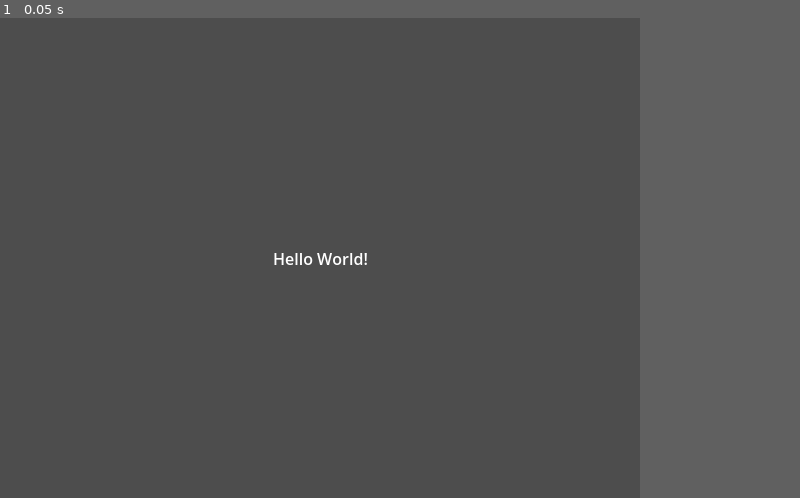
Above: before the commit, frame 1.
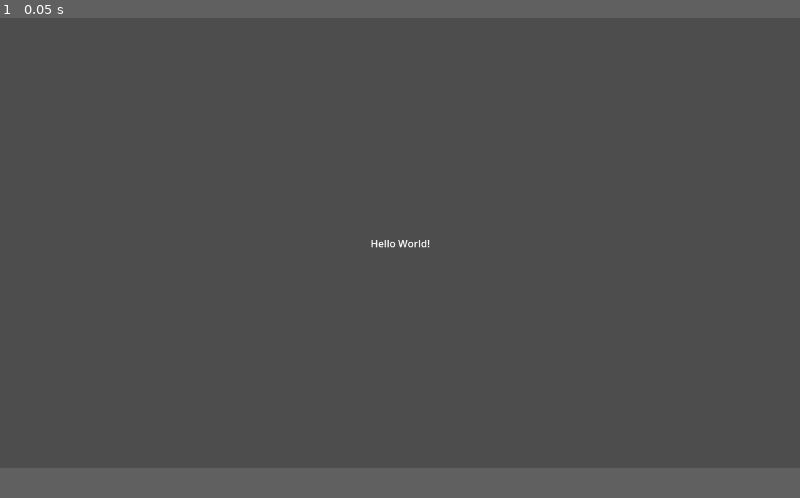
Above: after the commit, the same moment.

Repository: SamBumgardner/ld-58-game
Game: Godot game, scene res://main.tscn
Two runs of this game, one before a commit and one after it. Both use one fixed random seed, a clock stepped at 60 frames per second and the inputs below.
Inputs:
- Up to frame 1 (0.05 s): no input
In our replay, the window is 640x480 before the commit and 800x450 after it. These sizes can differ from the game's own. Grey fills any space a smaller window leaves; there, only what the larger window draws over its background counts as a difference.

The runs differ from the first frame. In frame 1, 0.2% of the frame differs, in the area x 34-54%, y 46-52%.

Commit message:
Add: create placeholder HUD

Diff:
--- a/game/days/day_manager.gd
+++ b/game/days/day_manager.gd
@@ -15,7 +15,7 @@
         if weatherOverride != null:
             newValue = weatherOverride.overrideValue as Weather.Types;
         weather = newValue;
-        if initialized && oldValue != weather:
+        if not initialized or oldValue != weather:
             weatherChanged.emit(newValue);
 
 var forecast: Weather.Types:
@@ -25,7 +25,7 @@
         if weatherOverride != null and weatherOverride.remainingDays >= 1:
             newValue = weatherOverride.overrideValue as Weather.Types;
         forecast = newValue;
-        if initialized && oldValue != weather:
+        if not initialized or oldValue != weather:
             forecastChanged.emit(newValue);
 
 var mood: Mood.Types:
@@ -35,7 +35,7 @@
         if moodOverride != null:
             newValue = moodOverride.overrideValue as Mood.Types;
         mood = newValue;
-        if initialized && oldValue != mood:
+        if not initialized or oldValue != mood:
             moodChanged.emit(newValue);
 
 var craftingCooldown: int;
--- a/game/enum/gameplay_consts.gd
+++ b/game/enum/gameplay_consts.gd
@@ -34,10 +34,13 @@
     const STANDARD_PENALTY = -1;
 
     var result = {};
-    for weatherType: Weather.Types in [Weather.Types.HOT, Weather.Types.CLOUDY, Weather.Types.RAINY, Weather.Types.MISTY]:
+    for weatherType: Weather.Types in Weather.Types.values():
         var enhancedStatTypes: Array[Stats.Types];
         var reducedStatTypes: Array[Stats.Types];
         match weatherType:
+            Weather.Types.FAIR:
+                enhancedStatTypes = []
+                reducedStatTypes = []
             Weather.Types.HOT:
                 enhancedStatTypes = [Stats.Types.PHYSICAL]
                 reducedStatTypes = [Stats.Types.STUDY]
@@ -77,10 +80,13 @@
     const STANDARD_PENALTY = -1;
 
     var result = {};
-    for moodType: Mood.Types in [Mood.Types.HAPPY, Mood.Types.SAD, Mood.Types.GRUMPY, Mood.Types.MOTIVATED]:
+    for moodType: Mood.Types in Mood.Types.values():
         var enhancedStatTypes: Array[Stats.Types];
         var reducedStatTypes: Array[Stats.Types];
         match moodType:
+            Mood.Types.RELAXED:
+                enhancedStatTypes = []
+                reducedStatTypes = []
             Mood.Types.HAPPY:
                 enhancedStatTypes = [Stats.Types.PHYSICAL]
                 reducedStatTypes = [Stats.Types.STUDY]
--- a/game/gameplay/gameplay.gd
+++ b/game/gameplay/gameplay.gd
@@ -1,14 +1,37 @@
 class_name Gameplay extends Node
 
+signal dayCountChanged(newDayCount: int);
+signal daysRemainingChanged(daysRemainingCount: int);
+signal nextMajorEventChanged(newNextMajorEvent: MajorEvent);
+
+#region node init
 @onready
 var dayManager: DayManager = $DayManager;
+@onready
+var moodTracker: Node = $MoodTracker
+@onready
+var dayCountTracker: Node = $DayCountTracker
+@onready
+var weatherDisplay: Node = $WeatherDisplay
+@onready
+var majorObjectiveBanner: Node = $MajorObjectiveBanner
+#endregion
 
 var player: Player;
 var nextDayGenerator: NextDayGenerator;
 
-var nextMajorEvent: MajorEvent;
-var daysTillMajorEvent: int;
-var dayCount: int;
+var nextMajorEvent: MajorEvent:
+    set(newValue):
+        nextMajorEvent = newValue
+        nextMajorEventChanged.emit(nextMajorEvent);
+var daysTillMajorEvent: int:
+    set(newValue):
+        daysTillMajorEvent = newValue
+        daysRemainingChanged.emit(daysTillMajorEvent);
+var dayCount: int:
+    set(newValue):
+        dayCount = newValue
+        dayCountChanged.emit(dayCount);
 #var inventory: Inventory;
 
 var activityOptions: Array[Activity] = [];
@@ -26,6 +49,14 @@
 
     dayManager.weatherChanged.connect(_onWeatherChanged);
     dayManager.moodChanged.connect(_onMoodChanged);
+
+    # TODO: REMOVE LATER, TEMP SETUP
+    dayManager.weatherChanged.connect(weatherDisplay._onWeatherChange);
+    dayManager.forecastChanged.connect(weatherDisplay._onForecastChange);
+    dayManager.moodChanged.connect(moodTracker._onMoodChange);
+    dayCountChanged.connect(dayCountTracker._onDayCountChange);
+    daysRemainingChanged.connect(majorObjectiveBanner._onDaysRemainingChange);
+    nextMajorEventChanged.connect(majorObjectiveBanner._onMajorObjectiveChange);
 
     if self == get_tree().current_scene || isStartingScene:
         rootSceneActions();
--- a/game/gameplay/gameplay.tscn
+++ b/game/gameplay/gameplay.tscn
@@ -1,7 +1,11 @@
-[gd_scene load_steps=3 format=3 uid="uid://dpxe6jiswo1v2"]
+[gd_scene load_steps=7 format=3 uid="uid://dpxe6jiswo1v2"]
 
 [ext_resource type="Script" uid="uid://dyy6ws8a2onar" path="res://gameplay/gameplay.gd" id="1_41n4r"]
 [ext_resource type="Script" uid="uid://6ugnkjruhtf5" path="res://days/day_manager.gd" id="2_ueusv"]
+[ext_resource type="Script" uid="uid://b7pjdgjub5h4f" path="res://gameplay/hud/mood_tracker.gd" id="3_ueusv"]
+[ext_resource type="Script" uid="uid://sjthgtynkfv6" path="res://gameplay/hud/day_count_tracker.gd" id="4_7pdct"]
+[ext_resource type="Script" uid="uid://cg87aybsxabex" path="res://gameplay/hud/weather_display.gd" id="5_uk44f"]
+[ext_resource type="Script" uid="uid://cqei7411b6o8u" path="res://gameplay/hud/major_objective_banner.gd" id="6_yvprt"]
 
 [node name="Gameplay" type="Control"]
 layout_mode = 3
@@ -15,3 +19,44 @@
 [node name="DayManager" type="Node" parent="."]
 script = ExtResource("2_ueusv")
 metadata/_custom_type_script = "uid://6ugnkjruhtf5"
+
+[node name="MoodTracker" type="Label" parent="."]
+layout_mode = 0
+offset_right = 40.0
+offset_bottom = 23.0
+text = "Mood"
+script = ExtResource("3_ueusv")
+
+[node name="DayCountTracker" type="Label" parent="."]
+layout_mode = 0
+offset_left = 62.0
+offset_top = 80.0
+offset_right = 102.0
+offset_bottom = 103.0
+text = "Day Count"
+script = ExtResource("4_7pdct")
+
+[node name="WeatherDisplay" type="VBoxContainer" parent="."]
+layout_mode = 0
+offset_left = 92.0
+offset_top = 149.0
+offset_right = 132.0
+offset_bottom = 199.0
+script = ExtResource("5_uk44f")
+
+[node name="CurrentWeather" type="Label" parent="WeatherDisplay"]
+layout_mode = 2
+text = "Current Weather"
+
+[node name="ForecastWeather" type="Label" parent="WeatherDisplay"]
+layout_mode = 2
+text = "Forecast Weather"
+
+[node name="MajorObjectiveBanner" type="Label" parent="."]
+layout_mode = 0
+offset_left = 604.0
+offset_top = 43.0
+offset_right = 644.0
+offset_bottom = 66.0
+text = "Major Objective Banner"
+script = ExtResource("6_yvprt")
--- /dev/null
+++ b/game/gameplay/hud/day_count_tracker.gd
@@ -0,0 +1,4 @@
+extends Label
+
+func _onDayCountChange(newDayCount: int) -> void:
+    text = "Day %s" % newDayCount;
--- /dev/null
+++ b/game/gameplay/hud/major_objective_banner.gd
@@ -0,0 +1,13 @@
+extends Label
+
+const standardDisplayString = "Next Objective: %s\nin %d days";
+var displayObjectiveName: String = "";
+var displayDaysRemaining: int = 0;
+
+func _onMajorObjectiveChange(newObjective: MajorEvent) -> void:
+    displayObjectiveName = newObjective.title;
+    text = standardDisplayString % [displayObjectiveName, displayDaysRemaining]
+
+func _onDaysRemainingChange(daysRemaining: int) -> void:
+    displayDaysRemaining = daysRemaining;
+    text = standardDisplayString % [displayObjectiveName, displayDaysRemaining]
--- /dev/null
+++ b/game/gameplay/hud/mood_tracker.gd
@@ -0,0 +1,4 @@
+extends Label
+
+func _onMoodChange(newMood: Mood.Types) -> void:
+    text = "Mood: %s" % Mood.Types.find_key(newMood);
--- /dev/null
+++ b/game/gameplay/hud/weather_display.gd
@@ -0,0 +1,12 @@
+extends Control
+
+@onready
+var weatherDisplayLabel: Label = $CurrentWeather;
+@onready
+var forecastDisplayLabel: Label = $ForecastWeather;
+
+func _onWeatherChange(newWeather: Weather.Types) -> void:
+    weatherDisplayLabel.text = "Current Weather: %s" % Weather.Types.find_key(newWeather);
+
+func _onForecastChange(newForecast: Weather.Types) -> void:
+    forecastDisplayLabel.text = "Tomorrow's Weather: %s" % Weather.Types.find_key(newForecast);
--- a/game/project.godot
+++ b/game/project.godot
@@ -17,8 +17,8 @@
 
 [display]
 
-window/size/viewport_width=640
-window/size/viewport_height=480
+window/size/viewport_width=1280
+window/size/viewport_height=720
 
 [rendering]
 
Not shown, added: game/gameplay/hud/day_count_tracker.gd.uid
Not shown, added: game/gameplay/hud/major_objective_banner.gd.uid
Not shown, added: game/gameplay/hud/mood_tracker.gd.uid
Not shown, added: game/gameplay/hud/weather_display.gd.uid
